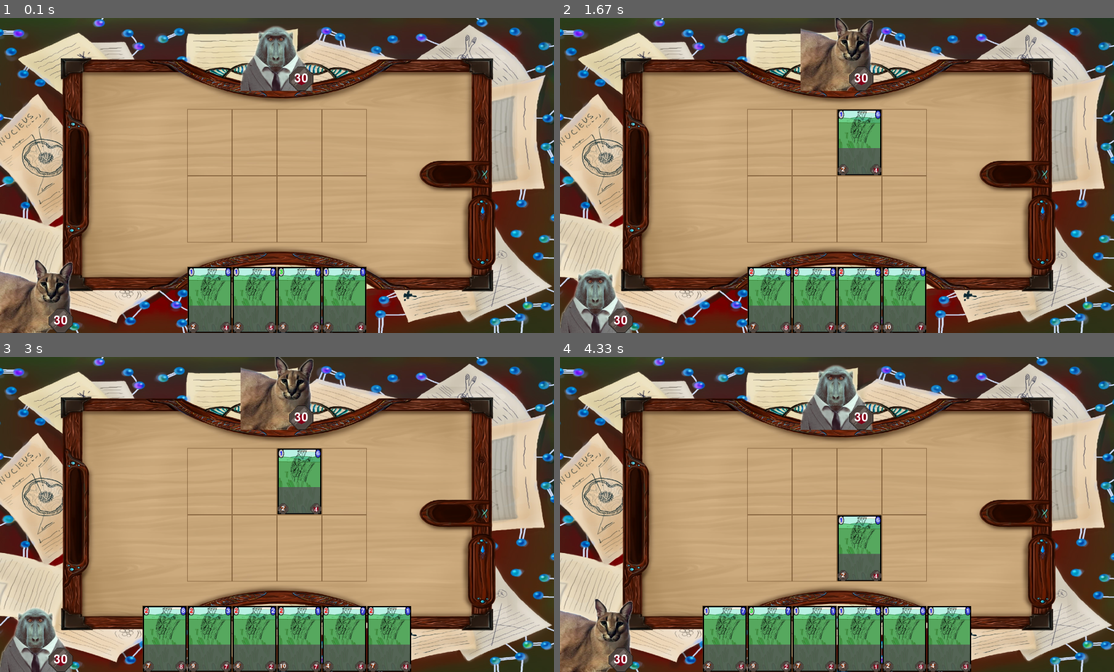
Above: before the commit, frames 1-4 (two rows, left to right).
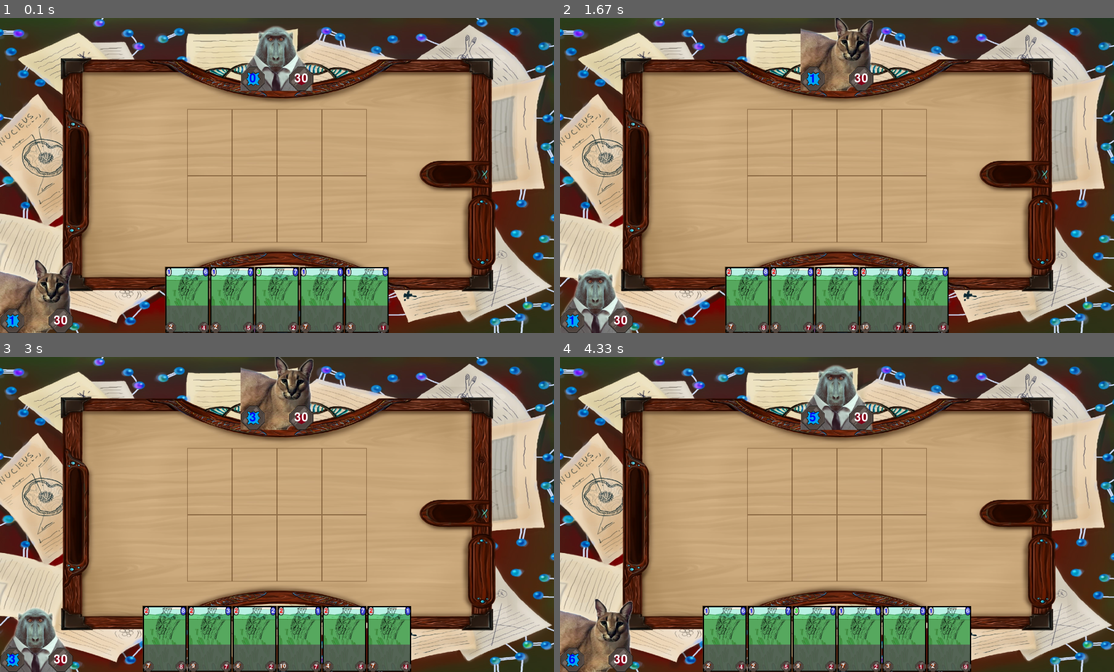
Above: after the commit, the same moments.

Repository: Hirbi/PyGame_project_1
Game: pygame game, started from main.py
Two runs of this game, one before a commit and one after it. Both use one fixed random seed, a clock stepped at 60 frames per second and the inputs below.
Inputs (mouse positions are in pixels of both pictures, inside the frame that each line leads up to):
- Up to frame 1 (0.1 s): no input
- Up to frame 2 (1.67 s): press the mouse at (837, 298) at 0.37 s; move the mouse to (825, 194) at 0.47 s; release the mouse at (814, 90) at 0.6 s; press the mouse at (748, 298) at 0.7 s; move the mouse to (814, 270) at 0.8 s; release the mouse at (875, 241) at 0.93 s; tap Enter at 1.5 s
- Up to frame 3 (3 s): tap Enter at 1.83, 2.23, 2.53, 2.73 s
- Up to frame 4 (4.33 s): tap Enter at 3.07, 3.37, 3.57, 3.87, 4.13 s

The runs differ from the first frame. In frame 1, 5.4% of the frame differs, in the area x 0-88%, y 15-100%; in frame 2, 7.1%; in frame 3, 2.1%; in frame 4, 2.2%.

Commit message:
added mana and you need mana to use cards

Diff:
--- a/Card_place.py
+++ b/Card_place.py
@@ -20,6 +20,10 @@
         if self.card is not None:
             all_sprites.add(card)
             self.move_back()
+
+    def get_cost(self):
+        if self.card is not None:
+            return self.card.get_cost()
 
     # возвращает карту к месту карты
     def move_back(self):
--- a/Player.py
+++ b/Player.py
@@ -17,7 +17,8 @@
         self.deck = [MobCard(*stats) for stats in all_decks[p_class]]
         random.shuffle(self.deck)
         self.table = []
-        self.mana = []
+        self.mana = 0
+        self.max_mana = 0
         self.hp = 30
 
         self.empty_deck_damage = 0
@@ -26,6 +27,11 @@
                                             (P_WIDTH // 3, P_HEIGHT // 3))
         self.heart_rect = self.heart.get_rect()
         self.heart_rect.right, self.heart_rect.bottom = P_WIDTH, P_HEIGHT
+        # иконка маны для персонажа
+        self.mana_img = pygame.transform.scale(pygame.image.load(os.path.join(player_folder, 'mana.png')),
+                                            (P_WIDTH // 3, P_HEIGHT // 3))
+        self.mana_rect = self.mana_img.get_rect()
+        self.mana_rect.left, self.mana_rect.bottom = 0, P_HEIGHT
 
     # перемещение карт руки у игроков
     def move_hand(self, my_turn):
@@ -70,7 +76,8 @@
 
     # начало нового хода
     def new_turn(self):
-        self.mana.append(Mana())
+        self.max_mana = min(self.max_mana + 1, 10)
+        self.mana = self.max_mana
         if len(self.hand) <= 5 and len(self.deck) != 0:
             self.hand.append(CardPlace(card=self.deck.pop(), can_take=True, can_put=False))
         elif len(self.deck) != 0:
@@ -92,9 +99,11 @@
             if self.hand[card_picked_num].card_for_all():
                 table += other_player.table
             for i in range(len(table)):
-                if table[i].can_put_card(*pos):
+                if table[i].can_put_card(*pos) and self.mana - self.hand[card_picked_num].get_cost() >= 0:
+                    self.mana -= self.hand[card_picked_num].get_cost()
                     table[i].set_card(self.hand[card_picked_num].card)
                     self.delete_card(card_picked_num)
+        self.update()
 
     # активация карт
     def activate_card(self, pos, button):
@@ -131,7 +140,12 @@
             card_place.move_back()
 
     def update(self):
+        self.image.blit(self.mana_img, self.mana_rect)
         self.image.blit(self.heart, self.heart_rect)
+        self.text_mana = player_font.render(str(self.mana), True, COLORS["BLUE"])
+        self.text_mana_rect = self.text_mana.get_rect()
+        self.text_mana_rect.center = self.mana_rect.center
+        self.image.blit(self.text_mana, self.text_mana_rect)
         self.text_hp = player_font.render(str(self.hp), True, COLORS["WHITE"] if self.hp == 30 else COLORS["RED"])
         self.hp_rect = self.text_hp.get_rect()
         self.hp_rect.center = self.heart_rect.center
--- a/main.py
+++ b/main.py
@@ -25,8 +25,8 @@
 
 
 def game(now_player, other_player):
-    crystal = Mana(1655, 670)
-    all_sprites.add(crystal)
+    # crystal = Mana(1655, 670)
+    # all_sprites.add(crystal)
     now_player.turn(True)
     other_player.turn(False)
     all_sprites.update()
@@ -80,10 +80,10 @@
     all_sprites.add(*player_1.table, *player_1.hand)
     all_sprites.add(*player_2.table, *player_2.hand)
     while True:
+        player_1.new_turn()
         game(player_1, player_2)
-        player_1.new_turn()
+        player_2.new_turn()
         game(player_2, player_1)
-        player_2.new_turn()
 
 
 if __name__ == '__main__':
--- a/mob_card.py
+++ b/mob_card.py
@@ -76,6 +76,9 @@
         self.kind_rect.center = self.move_x, self.move_y + 2
         self.image.blit(self.text_kind, self.kind_rect)
 
+    def get_cost(self):
+        return self.cost
+
     def get_dp(self):
         return self.dp
 
Binary file added: data/img/player/mana.png
